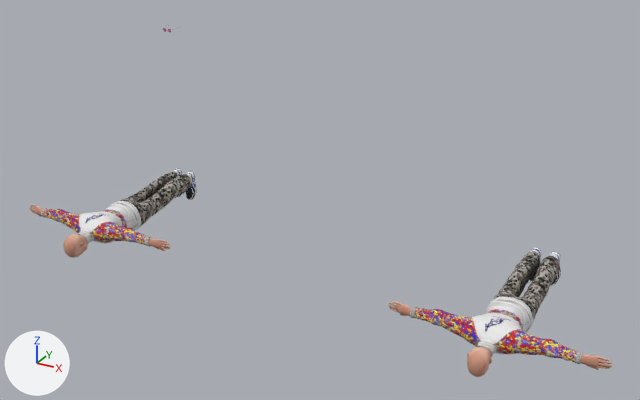
An edit to the glTF model apps/game-client/public/characters/party/gabber-dutch.glb, drawn before and after from the same camera.
Rendered twice from a 50 mm lens placed at (5.65, -7.2, 3.74), pointed at (2.19, -0.91, 0.6). Lighting does not change. The marker at lower left points along +X, +Y and +Z. The first picture is the older version. Where no turn or scale is listed for an object, it has been applied to the vertices.
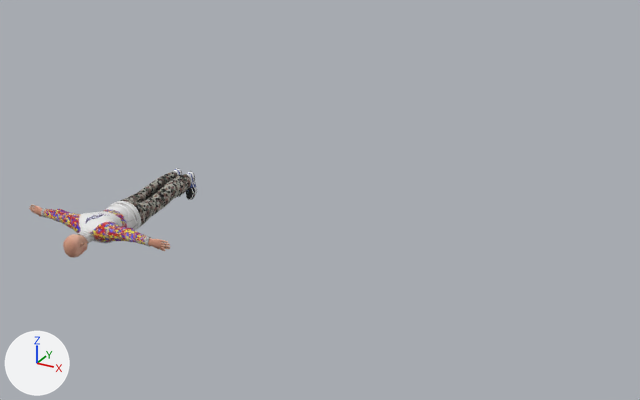
Pixel boxes [x1, y1, x2, y2] of what changed, in the pictures (640 x 400 px):
'Object_85', deleted: before [388, 251, 612, 377]
'Object_88', deleted: before [529, 247, 561, 286]

The change in detail:
Object 'Object_85' (ob_object_85) is deleted.
Object 'Object_88' (ob_object_88) is deleted.
